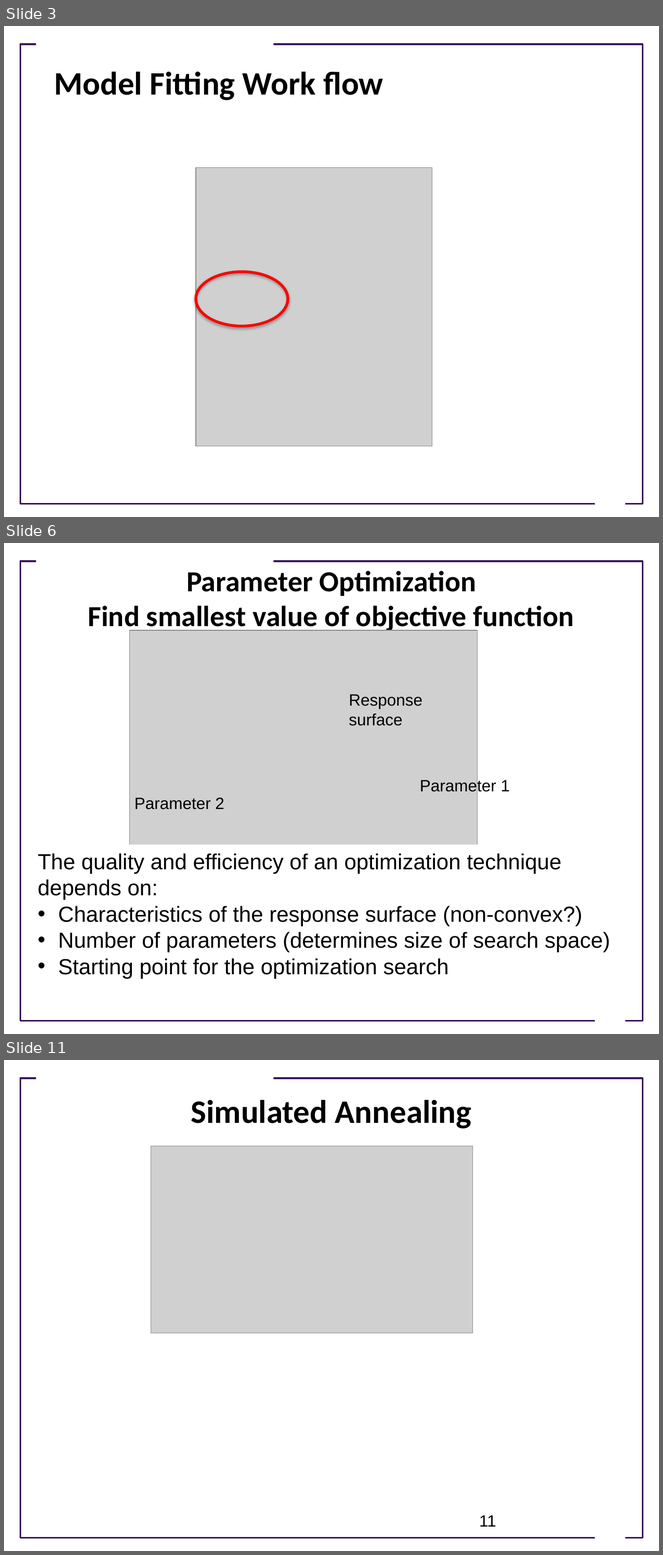
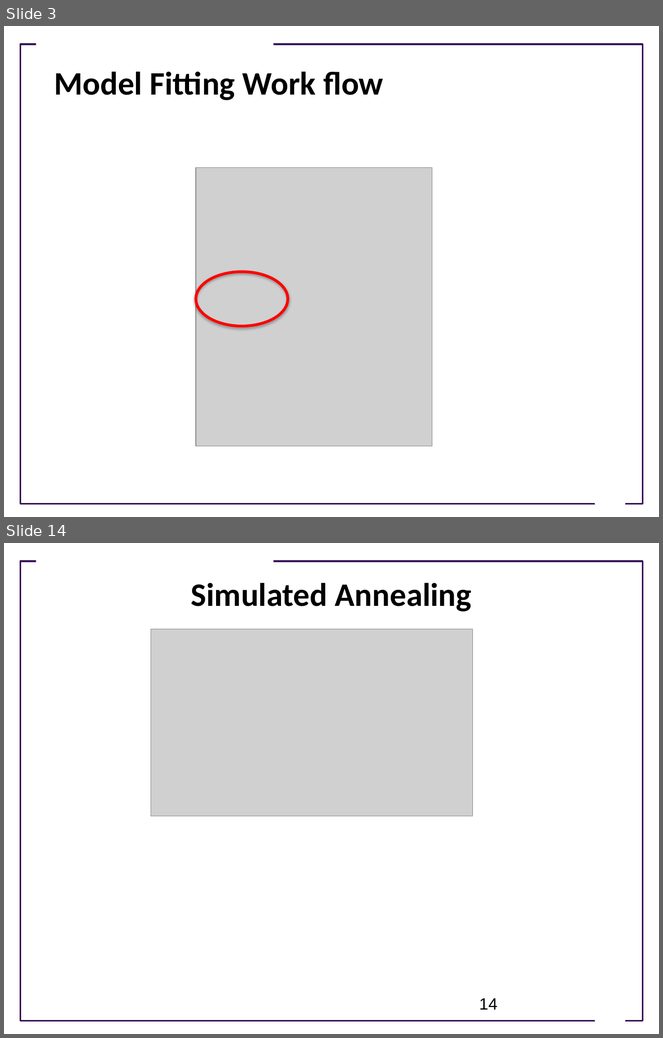
Before and after one commit to ModelEngineering/advancing-biomedical-models, a slide deck: Lectures/Lecture_8_Model_Fitting_Optimization_Techniques.pptx. Shown one above the other, each under a label of ours: slides 3, 6 and 11 before the commit, slides 3 and 14 after it; the slides between them are not shown. The pictures are 663x1555 and 663x1038 pixels, drawn with LibreOffice and Linux fonts; fonts in the diff are those of the drawing; grey boxes stand for pictures; background and template pictures are left out. Boxes give left, top, right and bottom in pixels: in the first picture for what was removed or moved away, otherwise in the second. Text is boxed around its words. In the diff, an @@ line names an element or a change of style, - is before the commit and + after.

```diff
--- a/Lectures/Lecture_8_Model_Fitting_Optimization_Techniques.pptx
+++ b/Lectures/Lecture_8_Model_Fitting_Optimization_Techniques.pptx
@@ slide 6 removed at box(4, 543, 659, 1034), background #FFFFFF; not listed: 3 template elements that a slide beside it also shows @@
@@ title removed at box(88, 571, 574, 633) @@
-Parameter Optimization
-Find smallest value of objective function
@@ picture removed at box(130, 630, 478, 854) @@
@@ text removed at box(349, 694, 423, 726) @@
-Response
-surface
@@ text removed at box(420, 779, 510, 795) @@
-Parameter 1
@@ text removed at box(135, 798, 224, 810) @@
-Parameter 2
@@ text removed at box(38, 853, 610, 979) @@
-The quality and efficiency of an optimization technique
-depends on:
-• Characteristics of the response surface (non-convex?)
-• Number of parameters (determines size of search space)
-• Starting point for the optimization search
@@ what was slide 11 is now slide 14 @@
@@ page number at box(479, 999, 497, 1010): text changed @@
-11
+14
```
Also in this commit, not shown: 3 slides changed, 7 slides added, 3 other slides removed.
